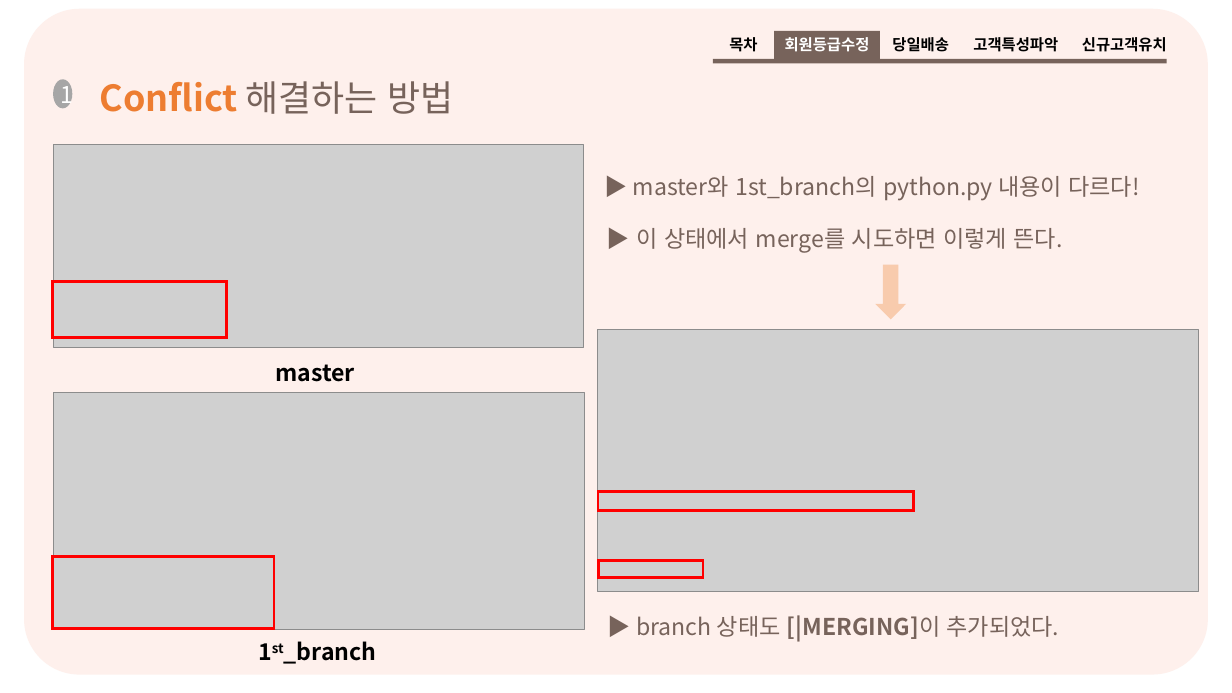
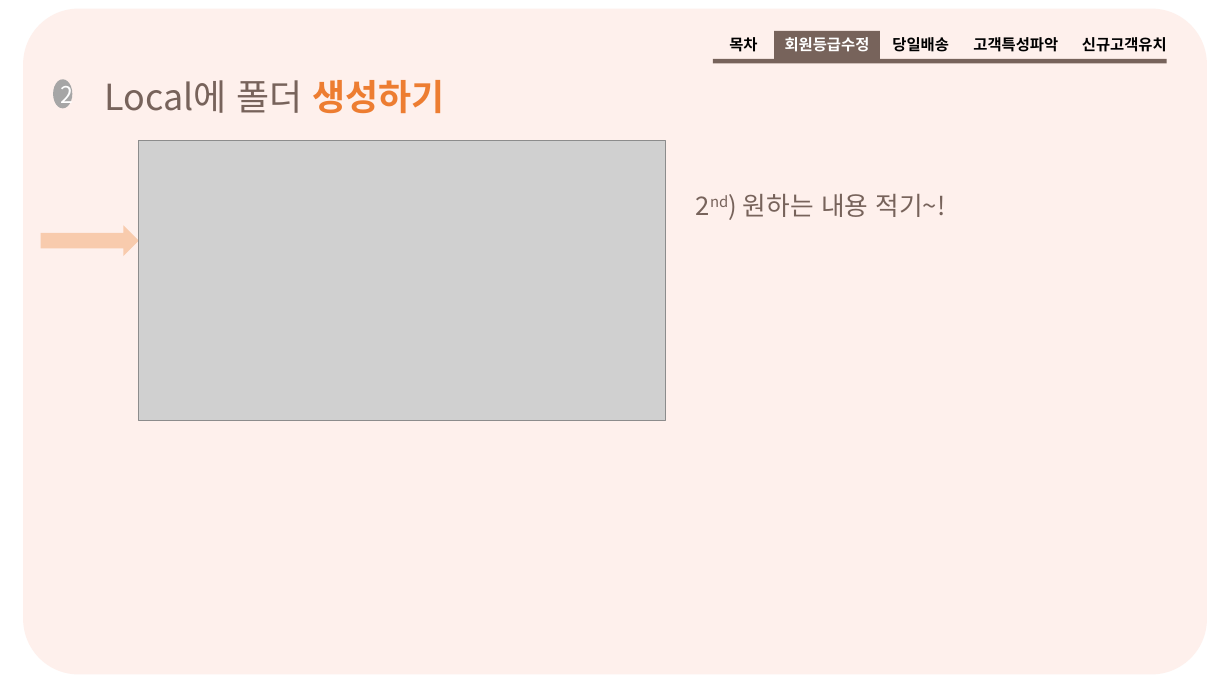
Before and after one commit to hw79chopin/YBIGTA-lecture-note, a slide deck: slide 19 of git,github/Git_Github_practice.pptx. Drawn at 1232x693 pixels with LibreOffice and Linux fonts; fonts in the diff are those of the drawing; grey boxes stand for pictures. Boxes give left, top, right and bottom in pixels: in the first picture for what was removed or moved away, otherwise in the second. Text is boxed around its words. In the diff, an @@ line names an element or a change of style, - is before the commit and + after.

Commit message:
added

```diff
--- a/git,github/Git_Github_practice.pptx
+++ b/git,github/Git_Github_practice.pptx
@@ text in ellipse at [60, 79, 73, 108]: text changed @@
-1
+2
@@ text at [105, 80, 445, 113]: text changed; text colour #ED7D31 to #77635B; bold off @@
-Conflict 해결하는 방법
+Local에 폴더 생성하기
@@ picture: place and size @@
-picture at [53, 145, 583, 348]
+picture at [139, 140, 665, 421]
@@ text removed at [633, 176, 1139, 201] @@
-▶ master와 1st_branch의 python.py 내용이 다르다!
@@ text added at [743, 194, 946, 217], 20 pt, text #77635B @@
+2nd) 원하는 내용 적기~!
@@ right arrow added at [41, 226, 139, 256], fill #F8CBAD @@
@@ text removed at [637, 228, 1063, 253] @@
-▶ 이 상태에서 merge를 시도하면 이렇게 뜬다.
@@ right arrow removed at [875, 264, 906, 319] @@
@@ rectangle removed at [53, 282, 226, 337] @@
@@ picture removed at [598, 329, 1199, 592] @@
@@ text removed at [275, 364, 355, 382] @@
-master
@@ picture removed at [53, 393, 584, 629] @@
@@ rectangle removed at [598, 492, 914, 511] @@
@@ rectangle removed at [53, 556, 274, 628] @@
@@ rectangle removed at [599, 560, 703, 578] @@
@@ text removed at [636, 615, 1060, 641] @@
-▶ branch 상태도 [|MERGING]이 추가되었다.
@@ text removed at [284, 641, 377, 664] @@
-1st_branch
```
Also in this commit, not shown: 4 other slides changed, 5 slides added, 1 slide removed.
